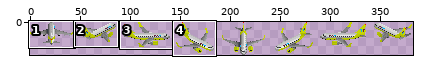
Sprite sheet -- src/Aircraft/Boeing/B737_800/B737_800_jin.png. The picture above shows the old version from afar; the outline marks the close-up.
Close-up. Old version:
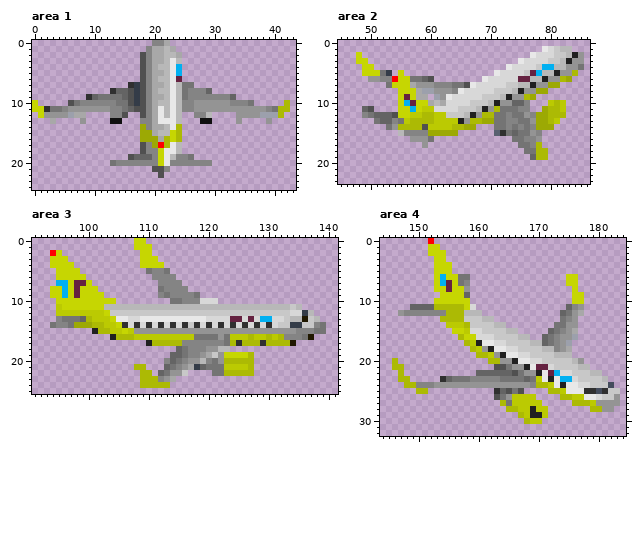
The file is 383x33 pixels. Colours within 5 levels of each other are drawn and written as one. Shown: area 1: x 0..43, y 0..24; area 2: x 45..86, y 0..23; area 3: x 91..141, y 0..25; area 4: x 144..184, y 0..32. The commit also changed other parts of the picture, which this record leaves out.
The same view after the edit:
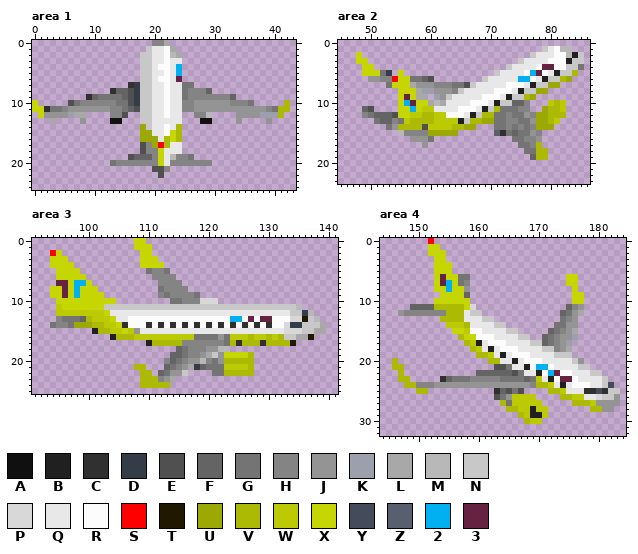
Palette (. is transparent): A #101010  B #202020  C #303030  D #343c48  E #505050  F #646464  G #747474  H #848484  J #949494  K #9ca0ac  L #a8a8a8  M #b8b8b8  N #c8c8c8  P #d8d8d8  Q #e8e8e8  R #fcfcfc  S #ff0000  T #201800  U #9ca904  V #acba04  W #bbca02  X #c6d602  Y #444c5c  Z #586070  2 #01b0f1  3 #652241
Edits made:
Changed rows in their new state; - is an unchanged pixel.
Area 1:
first column x 18:
 1 -NQQR--
 2 NNQQR--
 3 NNQQR-Q
 4 NNQRR--
 5 NNQQR--
 6 NNQRR--
 7 NNQQR-Q
 8 NNQQR-Q
 9 NNQQR-Q
10 NNQQR-Q
11 NNQ-R-Q
12 NNQ-R-Q
13 NNQ---Q
14 -NQQR--
15 --QQR--
16 ---Q---
17 ------Q
18 ------Q
Area 2:
first column x 61:
 1 ------------------NQR----
 2 ----------------NQQQRR--N
 3 --------------NQQQQRRR-NN
 4 ------------NQQQQR33RRNN-
 5 ----------NQQQQR23RQ-NN--
 6 --------NQQQQQ22RQ-NN----
 7 ------NQQQQQRRRQ-NN------
 8 ----NQQQQQRRRQ-NN--------
 9 --NQQQQQRRRQ-NN----------
10 --QQQQRRRQ-NN------------
11 QQQQRRRQ-N---------------
12 --RRRQ-N-----------------
13 -----N-------------------
Area 3:
first column x 95:
 7 33-22----------------------------------------
 8 -3-2-----------------------------------------
 9 -3-2-----------------------------------------
11 --------NNNNNNNNNNNNNNNNNNNNNNNNNNNNNNN------
12 ---------QQQQQQQQQQQQQQQQQQQQQQQQQQQQQQNN----
13 ------------RRRRRRRRRRRRRRRRR22R-R33RRRPP----
14 ------------RRR-R-R-R-R-R-R-R-R-R-R-RRP----NL
15 --------------QQQQQQQQQQQQQQQQQQQQQQQQPPPNNLL
16 --------------------------------------NNLL---
Area 4:
first column x 154:
 6 3-
 7 32
 8 -2
first column x 158:
12 QNN---------------------
13 QQQNN-------------------
14 -QQQQNN-----------------
15 -RRQQQQNN---------------
16 --RRRQQQQNN-------------
17 ----RRRQQQQNN-----------
18 ---Q--RRRQQQQNN---------
19 -----Q--RRRQQQQNNN------
20 ------QQ--RRRQQQQQN-----
21 --------QQ-R22RQQQQNN---
22 ----------QQ-R23RRQQQNN-
23 ---------------R33RQQQQN
24 ------------------RRRQQ-
Boxes around the changes in both close-ups, in picture pixels (x1, y1, x2, y2):
changed: (140, 46, 182, 154)
changed: (434, 46, 584, 124)
changed: (56, 280, 86, 298)
changed: (104, 304, 326, 340)
changed: (440, 274, 452, 292)
changed: (464, 310, 608, 388)
